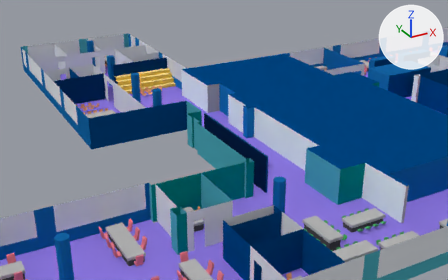
What one commit did to the Blender file models/manoteras.blend.
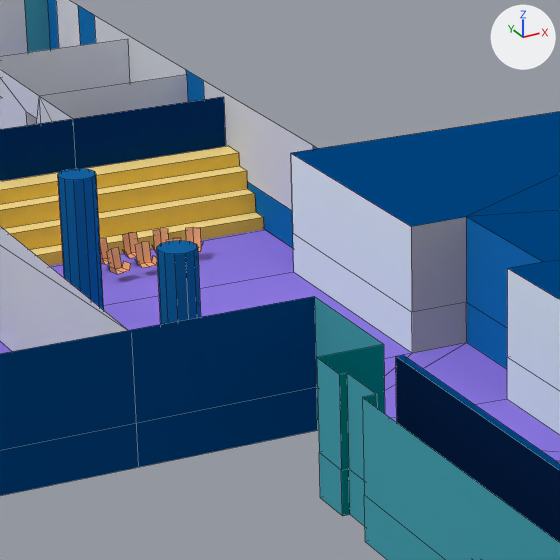
Each version appears first from a 50 mm lens placed at (-2.431, -3.713, 2.113), pointed at (0.27, 1.198, -0.342), and next in a close-up on the part from 26% to 54% of the width and 13% to 56% of the height. Lighting does not change. The marker at upper right points along +X, +Y and +Z. The close-ups show mesh edges as thin lines.

The first close-up shows 'bancada', 'cristaleras', 'paredes', 'sillasOficina', 'suelo'.
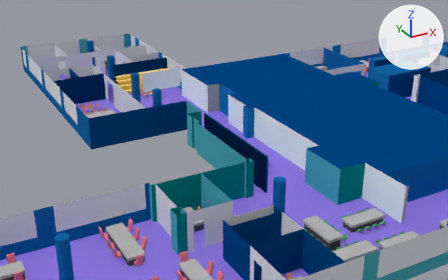
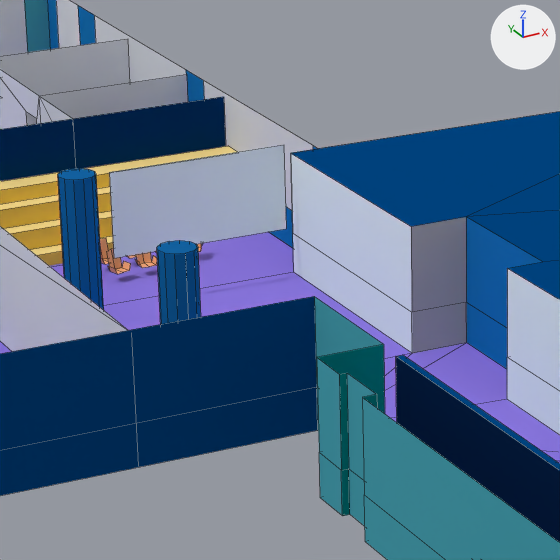
Commit message: improve manoteras model

The change, as a list of edits to the scene's bpy script:
```text
Add me_plane_208:
    me_plane_208.from_pydata([(-0.61, -0.321, 0.0), (-0.208, -0.321, 0.0), (-0.61, -0.132, 0.0), (-0.208, -0.132, 0.0)], [], [(0, 1, 3, 2)])
    me_plane_208.materials.append(mat_aquawhite)  # white #eaf9fa
Add ob_pantalla:
    ob_pantalla = bpy.data.objects.new('pantalla', me_plane_208)
    ob_pantalla.location = (0.256, 1.702, -0.028)
    ob_pantalla.rotation_euler = (-1.571, 0.0, 0.0)  # degrees (-90, 0, 0)
```

Boxes [x1, y1, x2, y2] around the edits, measured in the close-ups (560 x 560 px):
'pantalla', added: after [109, 145, 286, 258]
'bancada', unchanged, covered by the edit: before [0, 146, 264, 266]; after [0, 146, 237, 266]
